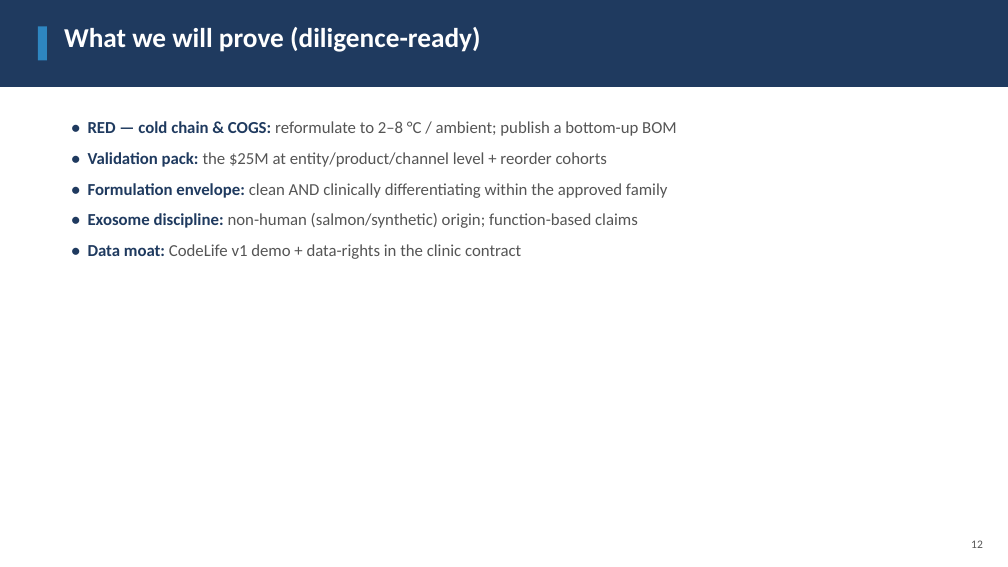
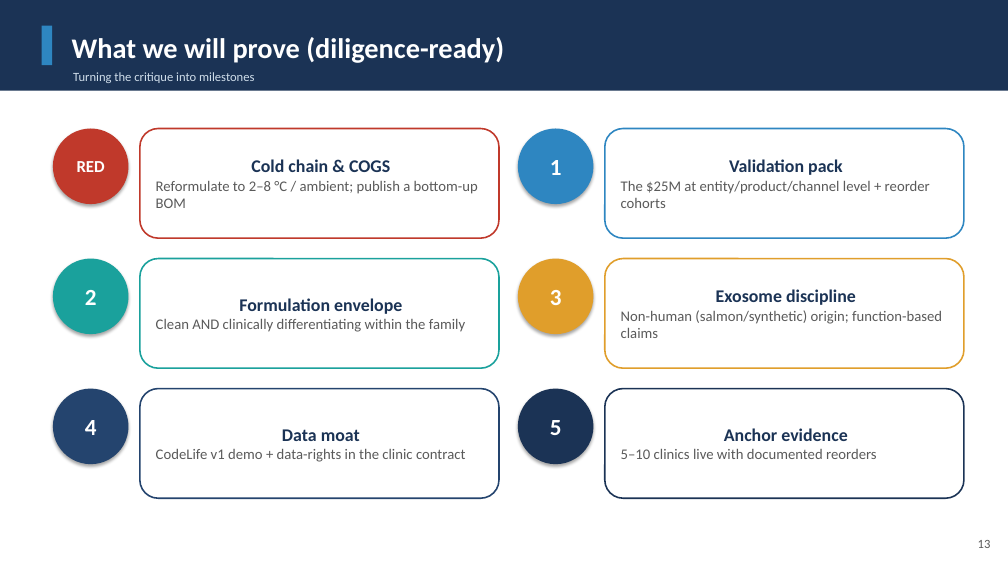
Before and after one commit to leicatam/gamification, a slide deck: slide 13 of synexo/Synapep_Investor_Deck.pptx (slide 12 before the commit). Drawn at 1008x567 pixels with LibreOffice and Linux fonts; fonts in the diff are those of the drawing. Boxes give left, top, right and bottom in pixels: in the first picture for what was removed or moved away, otherwise in the second. Text is boxed around its words. In the diff, an @@ line names an element or a change of style, - is before the commit and + after.

```diff
--- a/synexo/Synapep_Investor_Deck.pptx
+++ b/synexo/Synapep_Investor_Deck.pptx
@@ rectangle resized from (x1=0, y1=0, x2=1008, y2=87) to (x1=0, y1=0, x2=1008, y2=91) @@
@@ rectangle at (x1=0, y1=0, x2=1008, y2=91): fill #1F3A5F to #1B3355 @@
@@ rectangle resized from (x1=38, y1=26, x2=47, y2=60) to (x1=42, y1=26, x2=52, y2=65) @@
@@ text "What we will prove (diligence-ready)" moved from (x1=64, y1=27, x2=480, y2=52) to (x1=72, y1=37, x2=504, y2=63) @@
@@ text "What we will prove (diligence-ready)" at (x1=72, y1=37, x2=504, y2=63): size 26 to 27 pt; more space between paragraphs; vertical alignment top to middle @@
@@ text added at (x1=73, y1=72, x2=254, y2=83), 12 pt, text #CFDDEA @@
+Turning the critique into milestones
@@ ellipse added at (x1=53, y1=129, x2=129, y2=204), fill #C0392B, 16 pt, text #FFFFFF, bold @@
+RED
@@ text removed at (x1=88, y1=121, x2=677, y2=259) @@
-• RED — cold chain & COGS: reformulate to 2–8 °C / ambient; publish a bottom-up BOM
-• Validation pack: the $25M at entity/product/channel level + reorder cohorts
-• Formulation envelope: clean AND clinically differentiating within the approved family
-• Exosome discipline: non-human (salmon/synthetic) origin; function-based claims
-• Data moat: CodeLife v1 demo + data-rights in the clinic contract
@@ rounded rectangle added at (x1=140, y1=129, x2=499, y2=238), fill #FFFFFF, outline #C0392B 1.5 pt, 14 pt, text #5A5A5A @@
+Cold chain & COGS
+Reformulate to 2–8 °C / ambient; publish a bottom-up BOM
@@ ellipse added at (x1=518, y1=129, x2=594, y2=204), fill #2E86C1, 22 pt, text #FFFFFF, bold @@
+1
@@ rounded rectangle added at (x1=605, y1=129, x2=964, y2=238), fill #FFFFFF, outline #2E86C1 1.5 pt, 14 pt, text #5A5A5A @@
+Validation pack
+The $25M at entity/product/channel level + reorder cohorts
@@ ellipse added at (x1=53, y1=259, x2=129, y2=334), fill #1AA19C, 22 pt, text #FFFFFF, bold @@
+2
@@ rounded rectangle added at (x1=140, y1=259, x2=499, y2=368), fill #FFFFFF, outline #1AA19C 1.5 pt, 14 pt, text #5A5A5A @@
+Formulation envelope
+Clean AND clinically differentiating within the family
@@ ellipse added at (x1=518, y1=259, x2=594, y2=334), fill #E09E2B, 22 pt, text #FFFFFF, bold @@
+3
@@ rounded rectangle added at (x1=605, y1=259, x2=964, y2=368), fill #FFFFFF, outline #E09E2B 1.5 pt, 14 pt, text #5A5A5A @@
+Exosome discipline
+Non-human (salmon/synthetic) origin; function-based claims
@@ ellipse added at (x1=53, y1=389, x2=129, y2=464), fill #24446E, 22 pt, text #FFFFFF, bold @@
+4
@@ rounded rectangle added at (x1=140, y1=389, x2=499, y2=498), fill #FFFFFF, outline #24446E 1.5 pt, 14 pt, text #5A5A5A @@
+Data moat
+CodeLife v1 demo + data-rights in the clinic contract
@@ ellipse added at (x1=518, y1=389, x2=594, y2=464), fill #1B3355, 22 pt, text #FFFFFF, bold @@
+5
@@ rounded rectangle added at (x1=605, y1=389, x2=964, y2=498), fill #FFFFFF, outline #1B3355 1.5 pt, 14 pt, text #5A5A5A @@
+Anchor evidence
+5–10 clinics live with documented reorders
@@ text removed at (x1=971, y1=540, x2=983, y2=548) @@
-12
@@ text added at (x1=978, y1=540, x2=991, y2=548), 12 pt, text #5A5A5A @@
+13
```
Also in this commit, not shown: 13 other slides changed, 1 other file.
